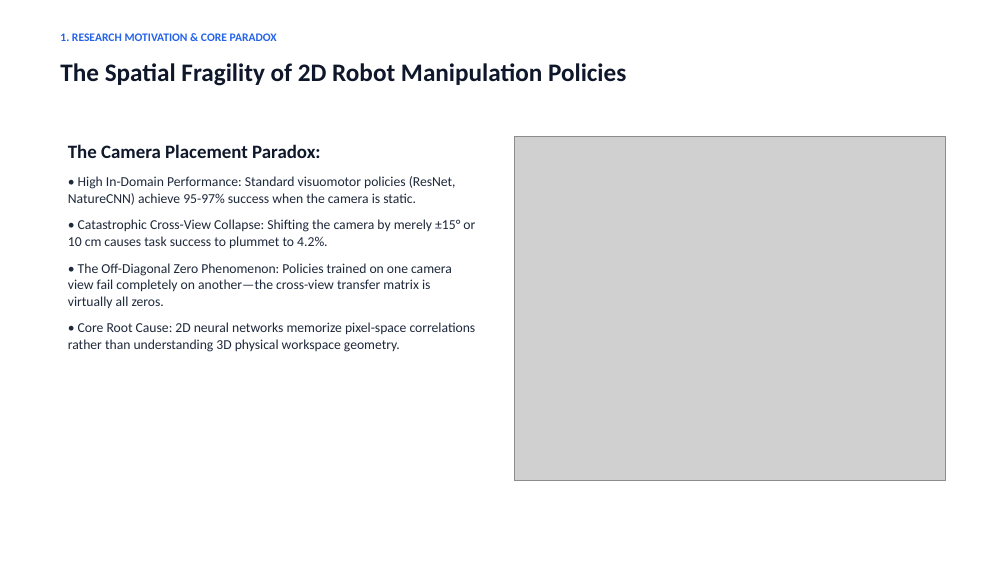
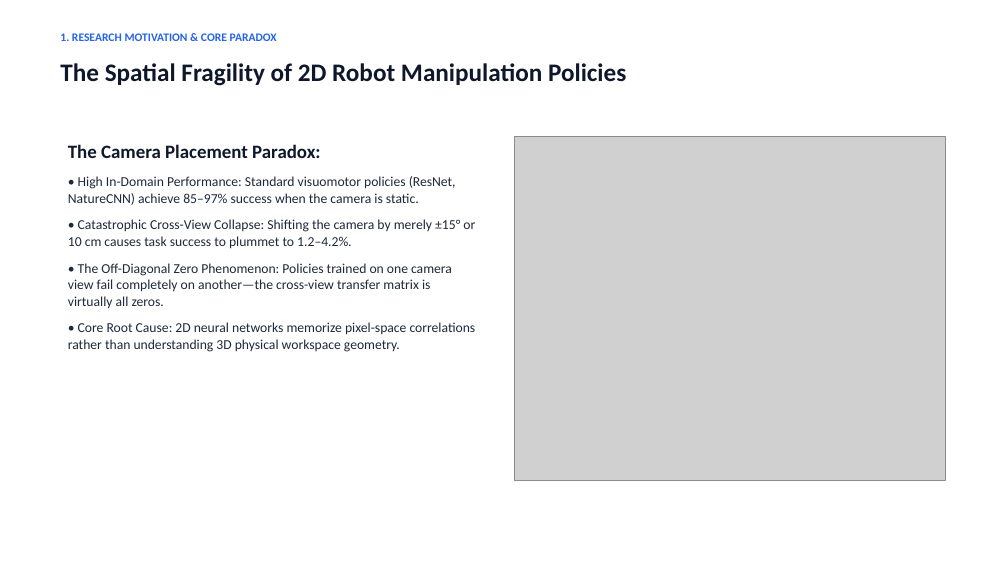
Before and after one commit to Durgesh-Shelke/Multi-viewpoint_Generalization, a slide deck: slide 2 of BTP_Final_Defense_Presentation.pptx. Drawn at 1008x567 pixels with LibreOffice and Linux fonts; fonts in the diff are those of the drawing; grey boxes stand for pictures. Boxes give left, top, right and bottom in pixels: in the first picture for what was removed or moved away, otherwise in the second. Text is boxed around its words. In the diff, an @@ line names an element or a change of style, - is before the commit and + after.

```diff
--- a/BTP_Final_Defense_Presentation.pptx
+++ b/BTP_Final_Defense_Presentation.pptx
@@ text at [68,176,475,249]: text changed @@
-• High In-Domain Performance: Standard visuomotor policies (ResNet, NatureCNN) achieve 95-97% success when the camera is static.
-• Catastrophic Cross-View Collapse: Shifting the camera by merely ±15° or 10 cm causes task success to plummet to 4.2%.
+• High In-Domain Performance: Standard visuomotor policies (ResNet, NatureCNN) achieve 85–97% success when the camera is static.
+• Catastrophic Cross-View Collapse: Shifting the camera by merely ±15° or 10 cm causes task success to plummet to 1.2–4.2%.
```
Also in this commit, not shown: 13 other slides changed, 6 other files.
